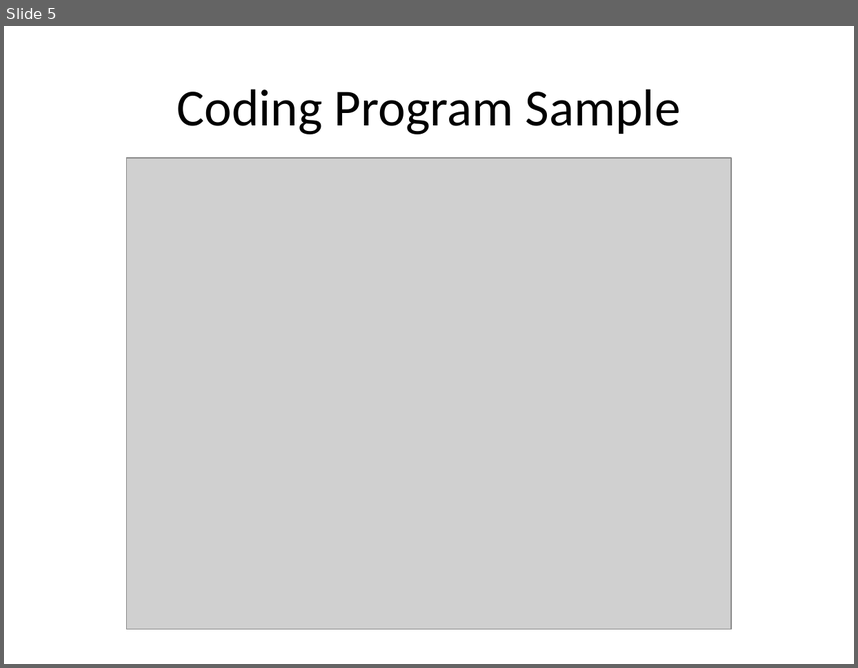
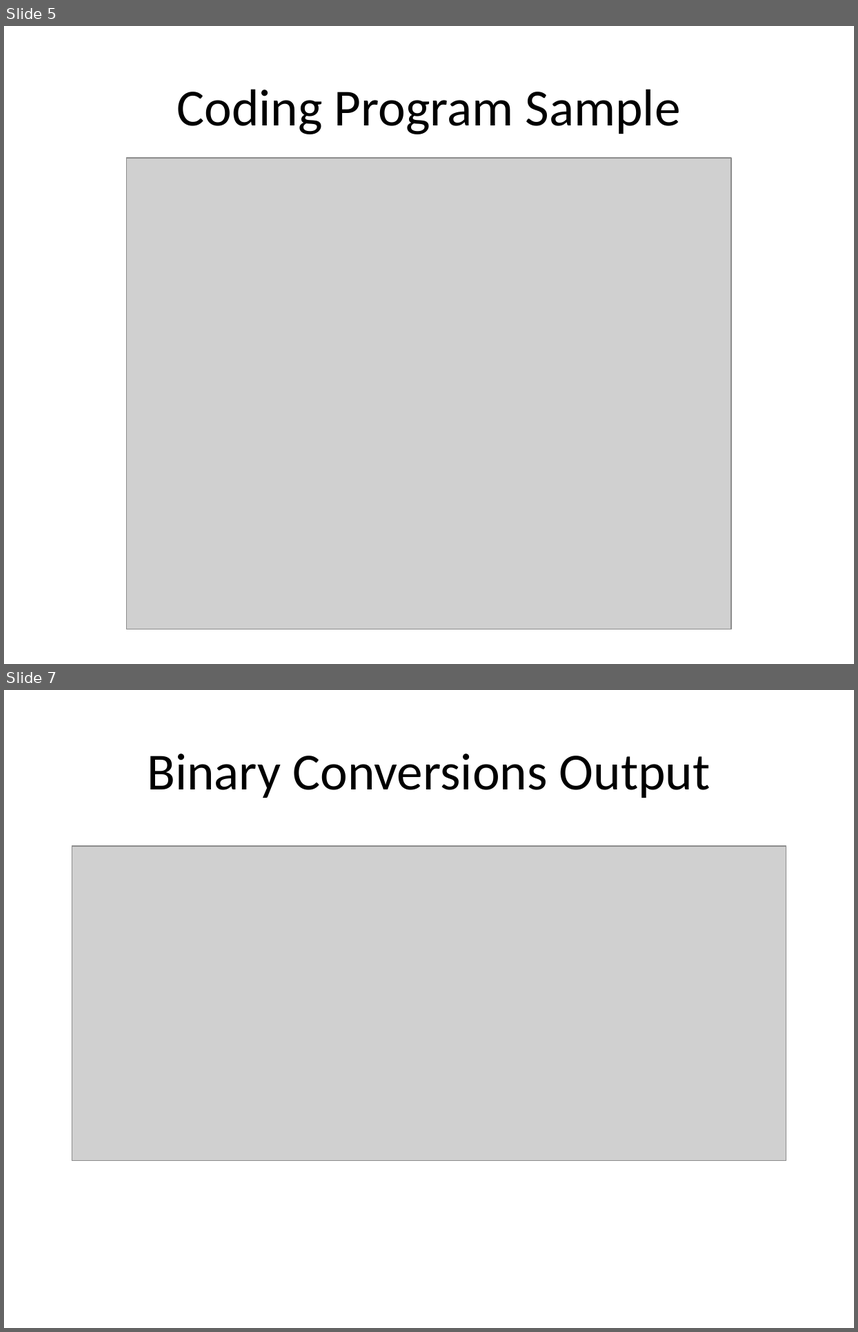
Before and after one commit to Greg5519/Old2O, a slide deck: Daily Agendas/Day12.5_AsciiEncoding.pptx. Shown one above the other, each under a label of ours: slide 5 before the commit, slides 5 and 7 after it; the slides between them are not shown. The pictures are 858x668 and 858x1332 pixels, drawn with LibreOffice and Linux fonts; fonts in the diff are those of the drawing; grey boxes stand for pictures. Boxes give left, top, right and bottom in pixels: in the first picture for what was removed or moved away, otherwise in the second. Text is boxed around its words. In the diff, an @@ line names an element or a change of style, - is before the commit and + after.

```diff
--- a/Daily Agendas/Day12.5_AsciiEncoding.pptx
+++ b/Daily Agendas/Day12.5_AsciiEncoding.pptx
@@ slide 7 added at [4, 690, 854, 1328], background #FFFFFF @@
@@ title added at [147, 753, 711, 798], 44 pt, text #000000 @@
+Binary Conversions Output
@@ picture added at [72, 845, 787, 1160] @@
```
Also in this commit, not shown: 1 other slide added.
